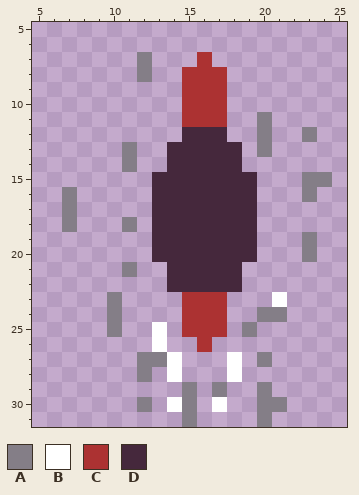
File history of a pixel-art sprite, data/images/entities/boss/idle/03.png. Above, as it was before the edit.
The file is 32x32 pixels. Shown: x 5..25, y 5..31.
Palette (. is transparent): A #847e87  B #ffffff  C #ac3232  D #45283c
The same view after the edit:
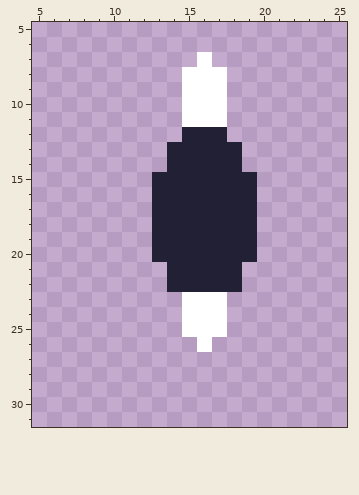
What changed:
colour D: #45283c -> #222034
Changed rows in their new state; - is a pixel that keeps its letter.
first column x 7:
 7 -----.---B--------
 8 -----.--BBB-------
 9 --------BBB-------
10 --------BBB-------
11 --------BBB--.----
12 -------------.--.-
13 ----.--------.----
14 ----.-------------
15 ----------------..
16 .---------------.-
17 .-----------------
18 .---.-------------
19 ----------------.-
20 ----------------.-
21 ----.-------------
23 ---.----BBB---.---
24 ---.----BBB--..---
25 ---.--.-BBB-.-----
26 ------.--B--------
27 -----...---.-.----
28 -----.-.---.------
29 --------.-.--.----
30 -----.-..-.--..---
31 --------.----.----
Pixel boxes of the changes (left, top, right, bottom) in both pictures:
changed: (107, 52, 332, 427)
erased: (62, 187, 77, 232)
